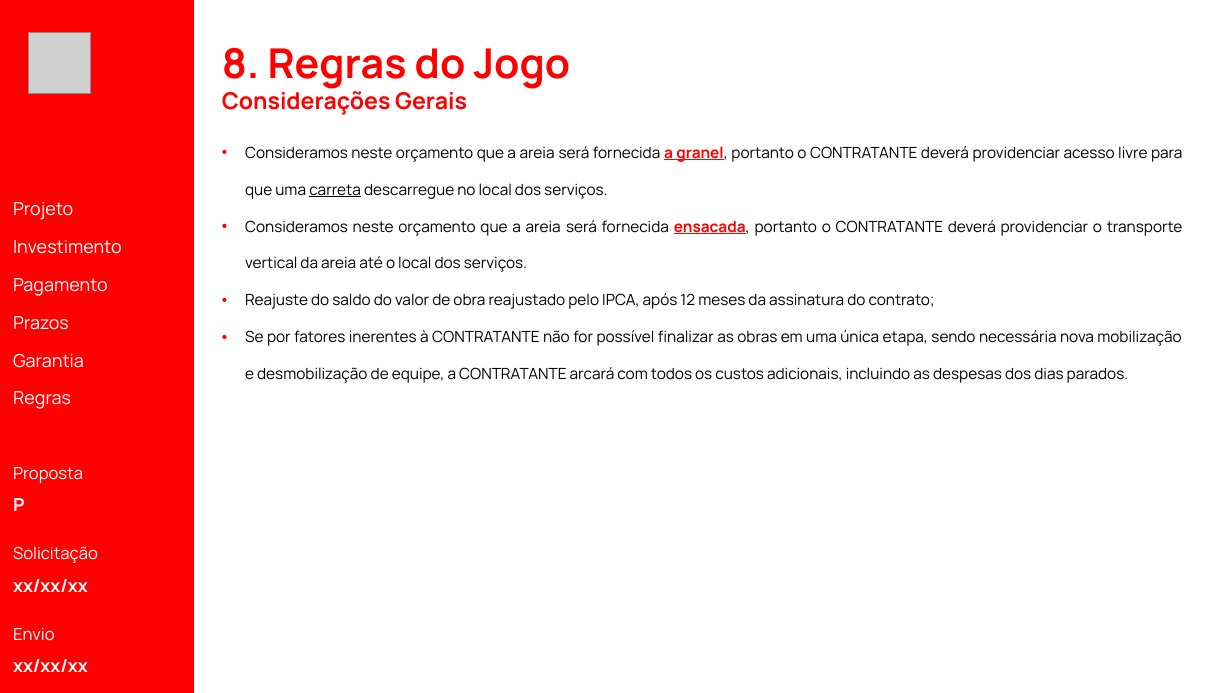
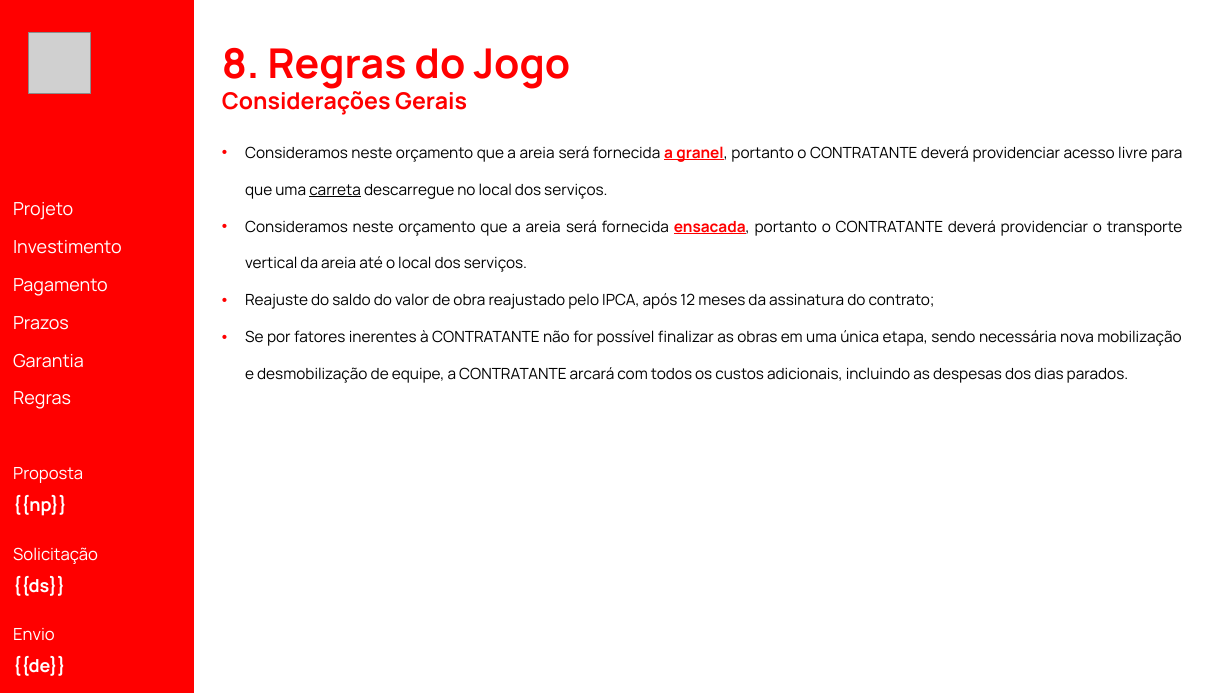
Before and after one commit to LeoDosPisos/Playpiso-Intranet, a slide deck: slide 1 of Backend/services/pptx-generator-service/slides/global/consideracoes_gerais.pptx. Drawn at 1232x693 pixels with LibreOffice and Linux fonts; fonts in the diff are those of the drawing; grey boxes stand for pictures. Boxes give left, top, right and bottom in pixels: in the first picture for what was removed or moved away, otherwise in the second. Text is boxed around its words. In the diff, an @@ line names an element or a change of style, - is before the commit and + after.

```diff
--- a/Backend/services/pptx-generator-service/slides/global/consideracoes_gerais.pptx
+++ b/Backend/services/pptx-generator-service/slides/global/consideracoes_gerais.pptx
@@ text at box(13, 495, 67, 516): text changed @@
-P
+{{np}}
@@ text at box(13, 576, 65, 596): text changed @@
-xx/xx/xx
+{{ds}}
@@ text at box(13, 656, 66, 676): text changed @@
-xx/xx/xx
+{{de}}
```
Also in this commit, not shown: 28 other files.
